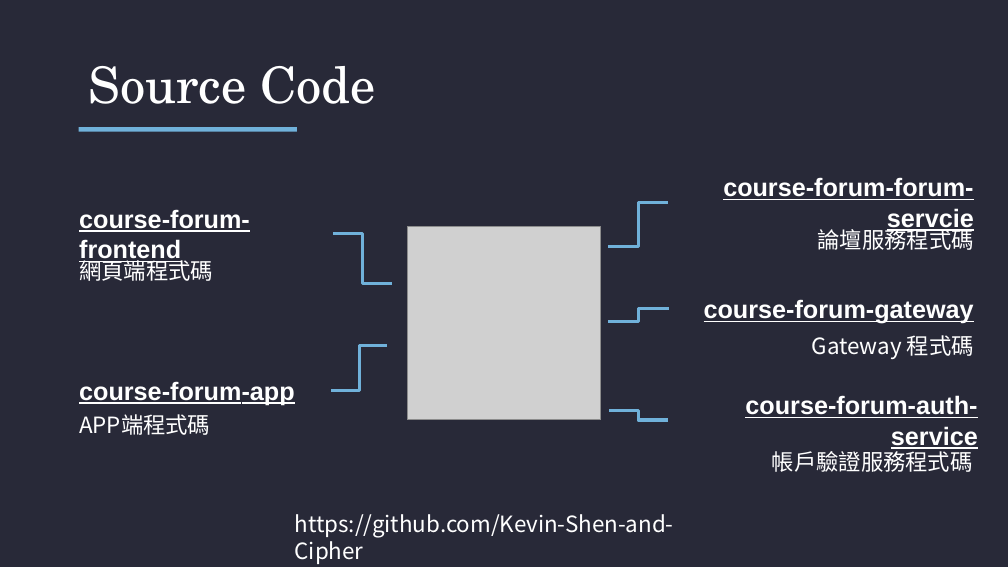
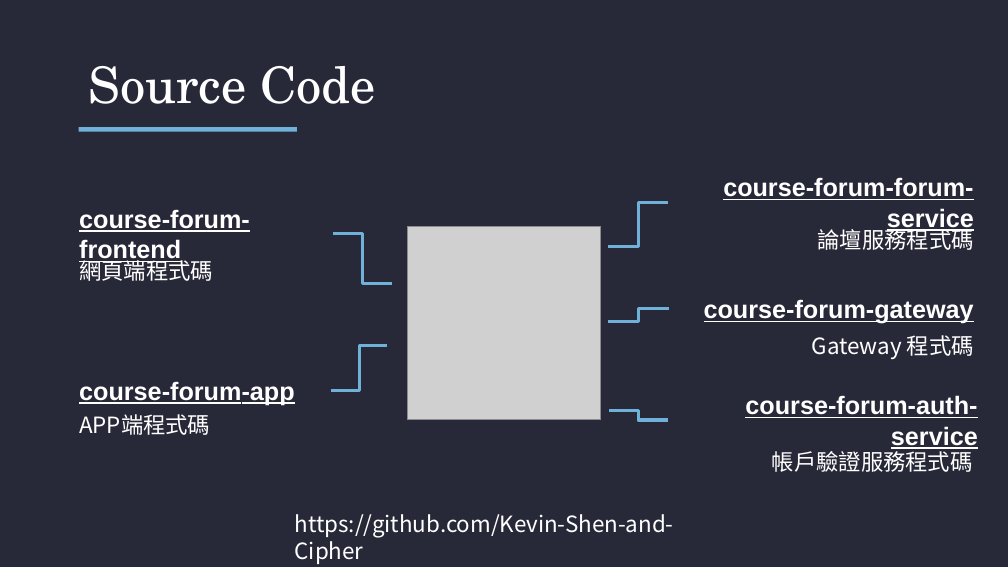
Before and after one commit to Kevin-Shen-and-Cipher/course-forum-presentation, a slide deck: slide 17 of 第一組-Course Forum.pptx (slide 12 before the commit). Drawn at 1008x567 pixels with LibreOffice and Linux fonts; fonts in the diff are those of the drawing; grey boxes stand for pictures. Boxes give left, top, right and bottom in pixels: in the first picture for what was removed or moved away, otherwise in the second. Text is boxed around its words. In the diff, an @@ line names an element or a change of style, - is before the commit and + after.

```diff
--- a/第一組-Course Forum.pptx
+++ b/第一組-Course Forum.pptx
@@ text at <box>723,177,974,232</box>: text changed @@
-course-forum-forum-servcie
+course-forum-forum-service
```
Also in this commit, not shown: 4 other slides changed, 6 slides added, 1 slide removed, 15 other files.
